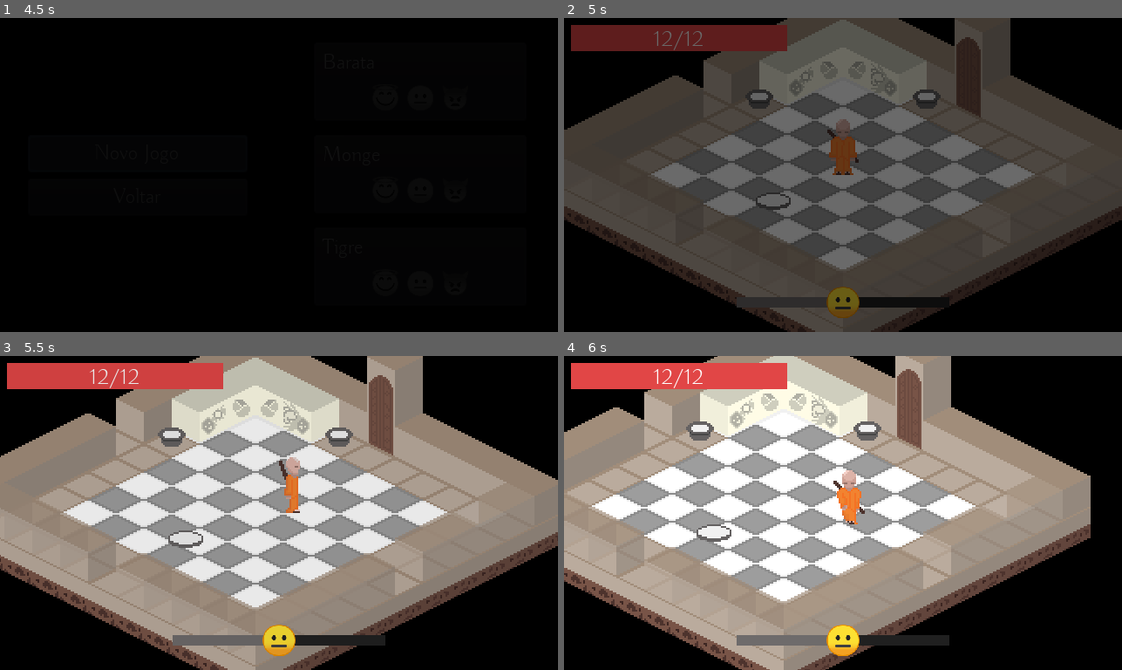
Above: before the commit, frames 1-4 (two rows, left to right).
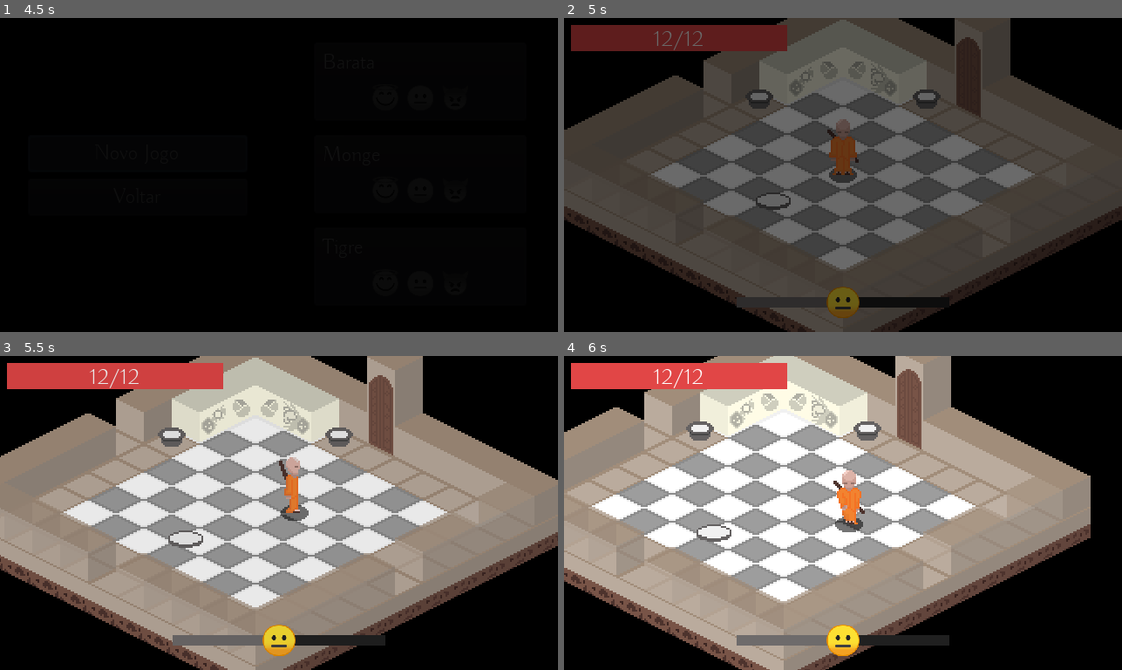
Above: after the commit, the same moments.

Repository: ColmeiaUDESC/gamejaaj6
Game: Godot game, scene res://Cenas/MenuPrincipal.tscn
Same seed, same stepped clock (60 frames per second), same inputs: the game is played once before the commit and once after it.
Inputs (mouse positions are in pixels of both pictures, inside the frame that each line leads up to):
- Up to frame 1 (4.5 s): click "Jogar" at 0.5 s; click "Voltar" at 1.25 s; click "Jogar" at 2 s; click "Save 1" at 2.75 s; click "Novo Jogo" at 3.5 s; click "Novo Jogo" at 4.25 s
- Up to frame 2 (5 s): no input
- Up to frame 3 (5.5 s): tap Enter at 5 s; move the mouse to (401, 497) at 5.02 s; hold D (andar_pra_direita) from 5.03 s (still down); click (401, 497) at 5.1 s
- Up to frame 4 (6 s): move the mouse to (731, 528) at 5.77 s; release D (andar_pra_direita) at 5.78 s; hold S (andar_pra_baixo) from 5.78 s (still down); right-click (731, 528) at 5.85 s

Frame 1 is identical in both runs. In frame 2, 0.1% of the frame differs, in the area x 47-53%, y 48-53%; in frame 3, 0.2%; in frame 4, 0.2%, in the area x 48-54%, y 51-57%.

Commit message:
Adicionado sombras para indicar colisao

Diff:
--- a/Instanciaveis/Inimigos/Inimigo.tscn
+++ b/Instanciaveis/Inimigos/Inimigo.tscn
@@ -6,6 +6,7 @@
 [ext_resource path="res://Instanciaveis/Estados/GerenciadorEstados.tscn" type="PackedScene" id=4]
 [ext_resource path="res://Instanciaveis/Scripts/Hitbox.gd" type="Script" id=5]
 [ext_resource path="res://Instanciaveis/Estados/Inimigo/Aguardo.tscn" type="PackedScene" id=6]
+[ext_resource path="res://Assets/Sprites/Sombra.png" type="Texture" id=7]
 [ext_resource path="res://Instanciaveis/SpritePersonagem.tscn" type="PackedScene" id=8]
 [ext_resource path="res://Conteudos/Shaders/ShaderPersonagem.shader" type="Shader" id=9]
 [ext_resource path="res://Instanciaveis/Estados/Inimigo/Parado.tscn" type="PackedScene" id=10]
@@ -34,6 +35,9 @@
 }
 vida_maxima = 10.0
 purificacao_maxima = 3.0
+
+[node name="Sombra" type="Sprite" parent="."]
+texture = ExtResource( 7 )
 
 [node name="Sprite" parent="." instance=ExtResource( 8 )]
 material = SubResource( 1 )
--- a/Instanciaveis/Jogador.tscn
+++ b/Instanciaveis/Jogador.tscn
@@ -30,6 +30,7 @@
 [ext_resource path="res://Assets/Sprites/Monk/monk17.png" type="Texture" id=28]
 [ext_resource path="res://Instanciaveis/Scripts/Hitbox.gd" type="Script" id=29]
 [ext_resource path="res://Assets/Sprites/Monk/monk20.png" type="Texture" id=30]
+[ext_resource path="res://Assets/Sprites/Sombra.png" type="Texture" id=31]
 
 [sub_resource type="CircleShape2D" id=7]
 radius = 7.0
@@ -168,6 +169,9 @@
 
 [node name="FormatoColisao" type="CollisionShape2D" parent="Hitbox"]
 shape = SubResource( 7 )
+
+[node name="Sombra" type="Sprite" parent="."]
+texture = ExtResource( 31 )
 
 [node name="Sprite" parent="." instance=ExtResource( 6 )]
 material = SubResource( 1 )
Not shown: 1 places in Instanciaveis/Inimigos/Inimigo.tscn that only renumber resources
Not shown: 1 places in Instanciaveis/Jogador.tscn that only renumber resources
